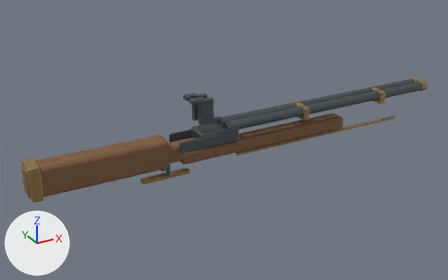
Two versions of the Blender file environment/weapons/double_percussion_gun/double_percussion_gun.blend, one commit apart.
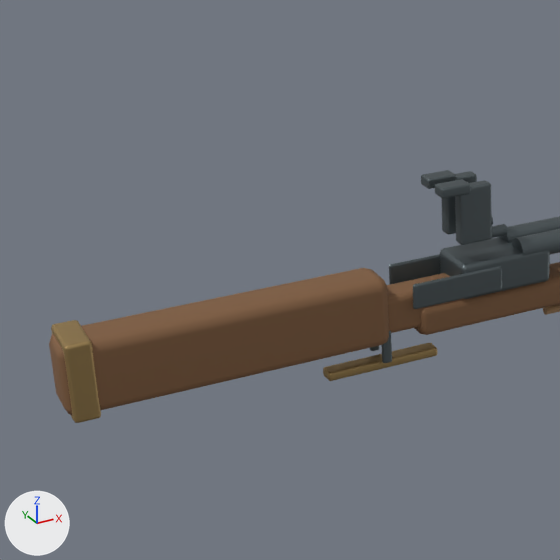
Old and new are each drawn whole from a camera (50 mm lens) standing at (-0.822, -1.693, 0.825) and looking at (0.123, 0.026, -0.035) and again close up on the part from 0% to 54% of the width and 7% to 94% of the height. The axes (+X, +Y, +Z) are drawn at lower left. The lights are the same throughout. The first two pictures are the older version.

Objects in the first close-up: 'barrel left', 'barrel right', 'breech block', 'double trigger guard', 'external hammer', 'lock plate', 'lock plate.001', 'long fore-end', 'slender wrist', 'stock shoulder heel', 'walnut buttstock' and 6 more.
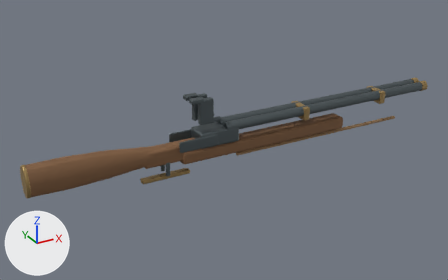
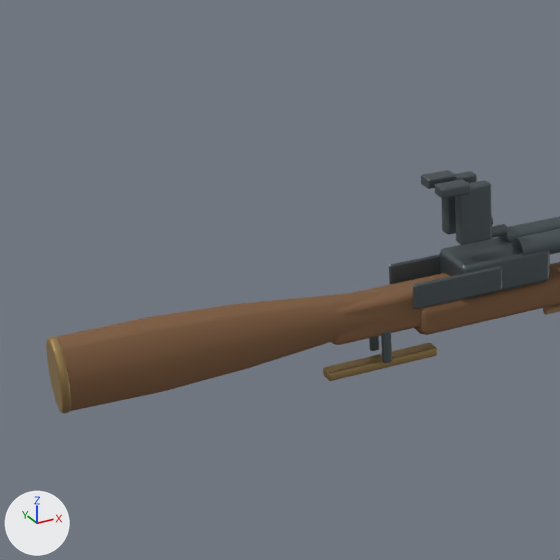
Patch to the scene script:
```diff
--- a/environment/weapons/double_percussion_gun/double_percussion_gun.blend.py
+++ b/environment/weapons/double_percussion_gun/double_percussion_gun.blend.py
@@ me_cube_001 @@
 # used by ob_walnut_buttstock; location = (-0.33, 0.0, -0.015)
-me_cube_001.from_pydata(...)  # 8 vertices, 6 faces; spans x -0.225..0.225, y -0.036..0.036, z -0.051..0.051
+me_cube_001.from_pydata(...)  # 60 vertices, 50 faces; spans x -0.55..-0.1, y -0.041..0.041, z -0.069..0.037
+# me_cube_001 part 1: the whole mesh is rebuilt
 me_cube_001.materials.append(mat_oiled_walnut)
@@ me_cube_002 @@
 # used by ob_stock_shoulder_heel; location = (-0.53, 0.0, -0.015)
 # verts and faces of me_cube_002; kept vertices keep their numbers, new ones are numbered from 8
 # before: 0 (-0.0175, -0.039, -0.055), 1 (-0.0175, -0.039, 0.055), 2 (-0.0175, 0.039, -0.055), 3 (-0.0175, 0.039, 0.055), 4 (0.0175, -0.039, -0.055)
 # before: 5 (0.0175, -0.039, 0.055), 6 (0.0175, 0.039, -0.055), 7 (0.0175, 0.039, 0.055)
-me_cube_002.from_pydata(...)  # 8 vertices, 6 faces; spans x -0.0175..0.0175, y -0.039..0.039, z -0.055..0.055
+me_cube_002.from_pydata(...)  # 24 vertices, 14 faces; spans x -0.558..-0.545, y -0.038..0.038, z -0.068..0.038
+# me_cube_002 part 2
+delete_vertices([*range(0, 8)])  # with the faces that use them
+# me_cube_002 part 3
+verts[8] = (-0.558, 0.038, -0.015)
+verts[9] = (-0.558, 0.0329, 0.0115)
+verts[10] = (-0.558, 0.019, 0.0309)
+verts[11] = (-0.558, 0.0, 0.038)
+verts[12] = (-0.558, -0.019, 0.0309)
+verts[13] = (-0.558, -0.0329, 0.0115)
+verts[14] = (-0.558, -0.038, -0.015)
+verts[15] = (-0.558, -0.0329, -0.0415)
+verts[16] = (-0.558, -0.019, -0.0609)
+verts[17] = (-0.558, 0.0, -0.068)
+verts[18] = (-0.558, 0.019, -0.0609)
+verts[19] = (-0.558, 0.0329, -0.0415)
+for new, old in zip([*range(20, 32)], [*range(8, 20)]): verts[new] = verts[old] + (0.013, 0.0, 0.0)
+faces += [(8, 9, 21, 20), (9, 10, 22, 21), (10, 11, 23, 22), (11, 12, 24, 23), (12, 13, 25, 24), (13, 14, 26, 25)]
+faces += [(14, 15, 27, 26), (15, 16, 28, 27), (16, 17, 29, 28), (17, 18, 30, 29), (18, 19, 31, 30), (8, 20, 31, 19)]
+faces += [(8, 19, 18, 17, 16, 15, 14, 13, 12, 11, 10, 9), (20, 21, 22, 23, 24, 25, 26, 27, 28, 29, 30, 31)]
 me_cube_002.materials.append(mat_aged_brass)
@@ ob_walnut_buttstock @@
 ob_walnut_buttstock = bpy.data.objects.new('walnut buttstock', me_cube_001)
-ob_walnut_buttstock.location = (-0.33, 0.0, -0.015)
-_m = ob_walnut_buttstock.modifiers.new('softened edges', 'BEVEL')
-_m.width = 0.016
-_m.width_pct = 0.016
+ob_walnut_buttstock.location = (0.0, 0.0, 0.0)
+_m = ob_walnut_buttstock.modifiers.new('soft stock edges', 'BEVEL')
+_m.width = 0.004
+_m.width_pct = 0.004
 _m.segments = 2
@@ ob_stock_shoulder_heel @@
 ob_stock_shoulder_heel = bpy.data.objects.new('stock shoulder heel', me_cube_002)
-ob_stock_shoulder_heel.location = (-0.53, 0.0, -0.015)
+ob_stock_shoulder_heel.location = (0.0, 0.0, 0.0)
 _m = ob_stock_shoulder_heel.modifiers.new('softened edges', 'BEVEL')
```

Location of each change, [x1, y1, x2, y2] in pixels of the close-ups (560 x 560 px):
'walnut buttstock', reshaped, moved, modifiers changed (18% shorter)
    before: [49, 268, 389, 415]
    after: [56, 290, 391, 411]
'stock shoulder heel', reshaped, moved (49% narrower, 25% shorter)
    before: [51, 320, 101, 423]
    after: [46, 336, 71, 413]
part 2 of me_cube_002, deleted (brown)
    before: [51, 320, 101, 423]
part 3 of me_cube_002, added (brown)
    after: [46, 336, 71, 413]
